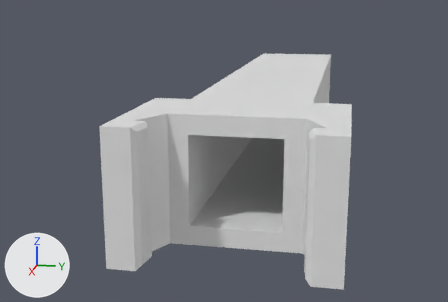
One commit to the Blender file final.blend: the scene before it, then after it.
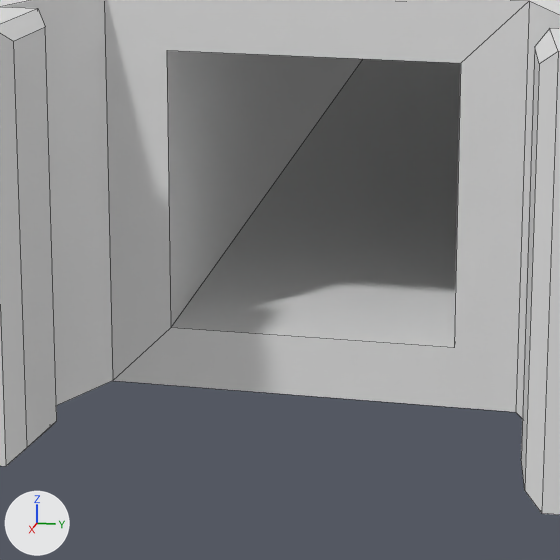
Each version appears first whole from a 50 mm lens placed at (111.5, 12.7, 21.6), pointed at (5.5, -8.5, -5.0), and next in a close-up on the part from 30% to 71% of the width and 39% to 100% of the height. The lights are fixed; the arrows at lower left show +X, +Y and +Z. The close-ups show mesh edges as thin lines. The same objects are shown in both versions, whatever each file hides.

The first close-up shows 'chute'.
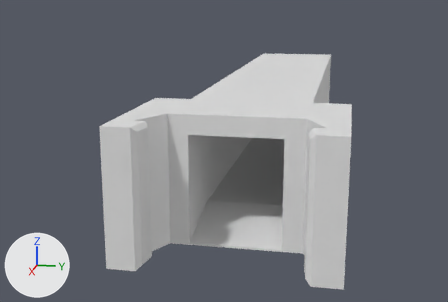
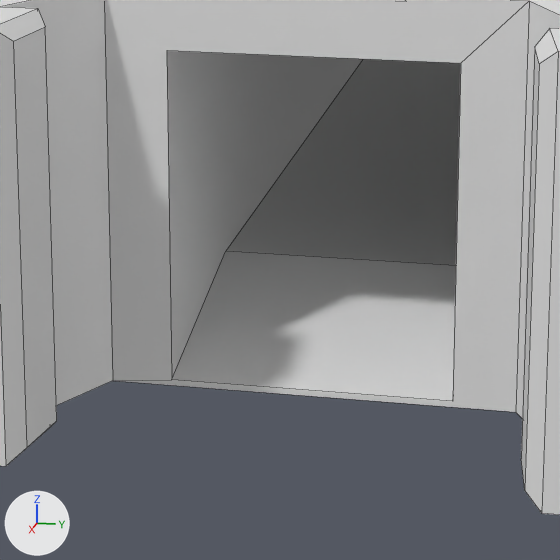
Boxes [x1, y1, x2, y2] around the edits, measured in the close-ups (560 x 560 px; the box of a moved part takes in the faces that stretch with it):
```json
{"part": 1, "of": "me_cube_007", "change": "moved or reshaped", "before": [113, 0, 464, 404], "after": [113, 0, 464, 404]}
```

Edits to the scene script, one JSON object a line:
```json
{"block": "me_cube_007", "where": "me_cube_007.from_pydata(...)  # 60 vertices, 48 faces; spans x -43.7..50.0, y -13.1..8.2, z -13.3..13.3"}
{"block": "me_cube_007", "where": "# used by ob_chute; location = (0.0, 0.0, 0.0); rotation_euler = (1.571, 0.0, 0.0), in degrees (90, 0, 0)"}
{"block": "me_cube_007", "where": "# verts and faces of me_cube_007; kept vertices keep their numbers, new ones are numbered from 60"}
{"block": "me_cube_007", "where": "# before: 4 (41.3, 5.8, 5.8) at pixel (460, 63), 5 (41.3, 5.7, -5.7) at pixel (454, 347), 6 (-43.7, 5.8, 5.7), 7 (-43.7, 5.8, -5.8), 8 (41.3, -5.8, -5.7) at pixel (170, 327)"}
{"block": "me_cube_007", "where": "# before: 9 (-43.7, -5.7, 5.7), 10 (-43.7, -5.8, -5.8), 19 (41.3, -5.8, 5.8) at pixel (166, 50)"}
{"block": "me_cube_007", "change": "me_cube_007 part 1"}
{"op": "add", "block": "me_cube_007", "code": "delete_faces([(5, 7, 10, 8), (4, 19, 9, 6), (8, 10, 9, 19)])"}
{"op": "add", "block": "me_cube_007", "code": "verts[8] = (41.3, -8.0, -5.7)  # moved, pixel (452, 401)"}
{"op": "add", "block": "me_cube_007", "code": "verts[19] = (41.3, -8.0, 5.8)  # moved, pixel (171, 379)"}
{"op": "add", "block": "me_cube_007", "code": "verts[60] = (31.2, -5.8, -5.7)"}
{"op": "add", "block": "me_cube_007", "code": "verts[61] = (31.2, -5.7, 5.8)  # pixel (225, 251)"}
{"op": "add", "block": "me_cube_007", "code": "faces += [(5, 7, 10, 60, 8), (4, 19, 61, 9, 6), (8, 60, 61, 19), (9, 61, 60, 10)]"}
```
